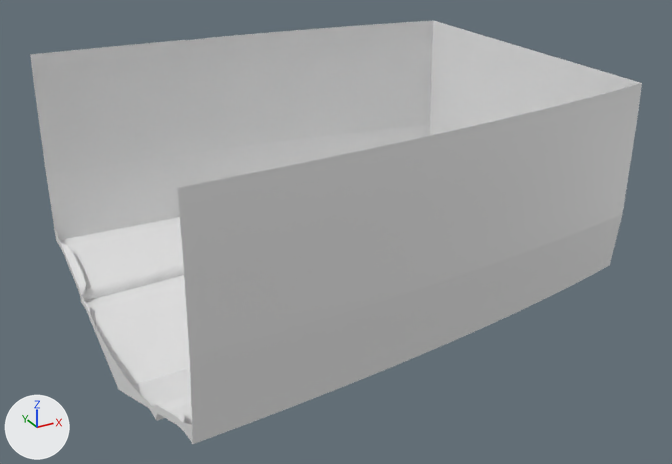
The Blender file 75_boatDifPrints/blend/cut2_p1_open.blend: old version first, new version second.
One viewpoint serves both versions: a 50 mm camera at (-479.0, -330.0, 215.0) aimed at (-300.0, -4.0, 53.0). Every picture has the same lights, and +X, +Y and +Z are marked at lower left.

The first picture shows 'HiSpeedCut2Part1 fill'.
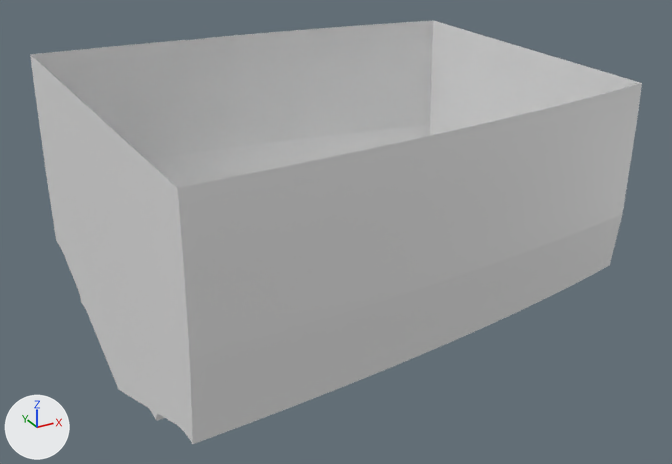
The change, as JSON lines over the scene's bpy script:
```json
{"block": "me_hispeedcut2part1_fill", "where": "# used by ob_hispeedcut2part1_fill; location = (0.0, 0.0, 0.0)"}
{"op": "remove", "block": "me_hispeedcut2part1_fill", "code": "me_hispeedcut2part1_fill.from_pydata(...)  # 4895 vertices, 9381 faces, 20 loose edges; spans x -400.0..-200.0, y -95.0..95.0, z 1.0..122.0"}
{"op": "add", "block": "me_hispeedcut2part1_fill", "code": "me_hispeedcut2part1_fill.from_pydata(...)  # 4598 vertices, 8805 faces; spans x -400.0..-200.0, y -95.0..95.0, z 1.0..122.0"}
{"block": "me_hispeedcut2part1_fill", "change": "me_hispeedcut2part1_fill part 1: 316 vertices removed from x -400.0..-396.0, y -89.0..89.0, z 15.0..39.0; 19 vertices added at x -400.0, y -89.0..86.0, z 29.0..40.0"}
```

Boxes [x1, y1, x2, y2] around the edits, measured in the pictures (672 x 464 px):
```json
{"part": 1, "of": "me_hispeedcut2part1_fill", "change": "cut back", "before": [55, 230, 193, 439], "after": [54, 225, 193, 444]}
```
